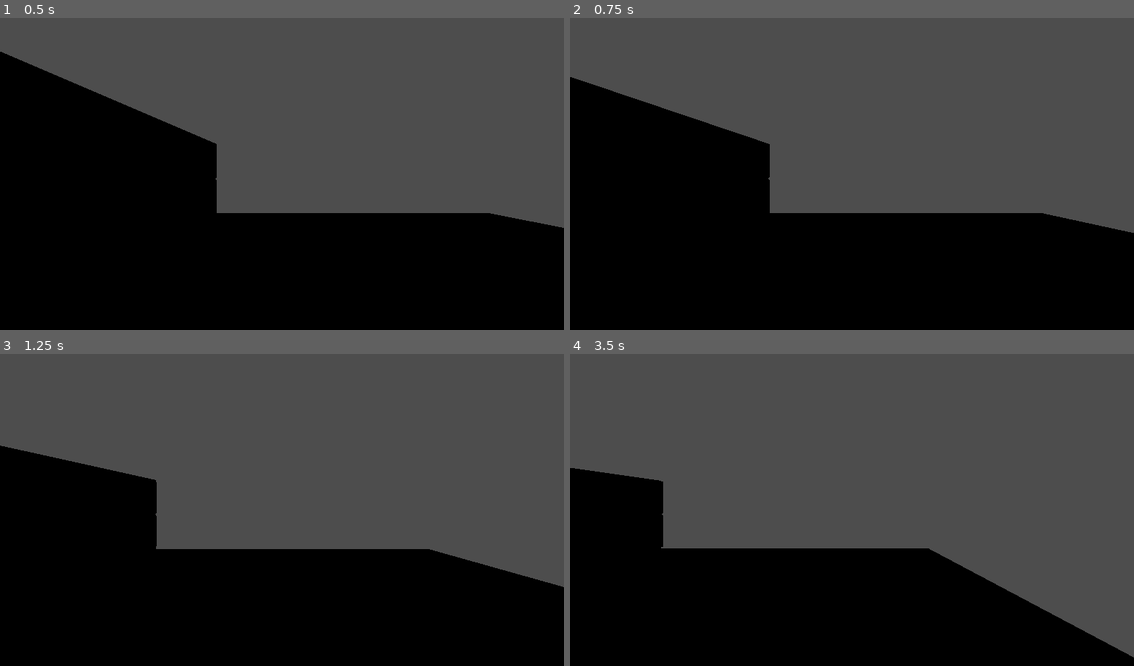
Above: before the commit, frames 1-4 (two rows, left to right).
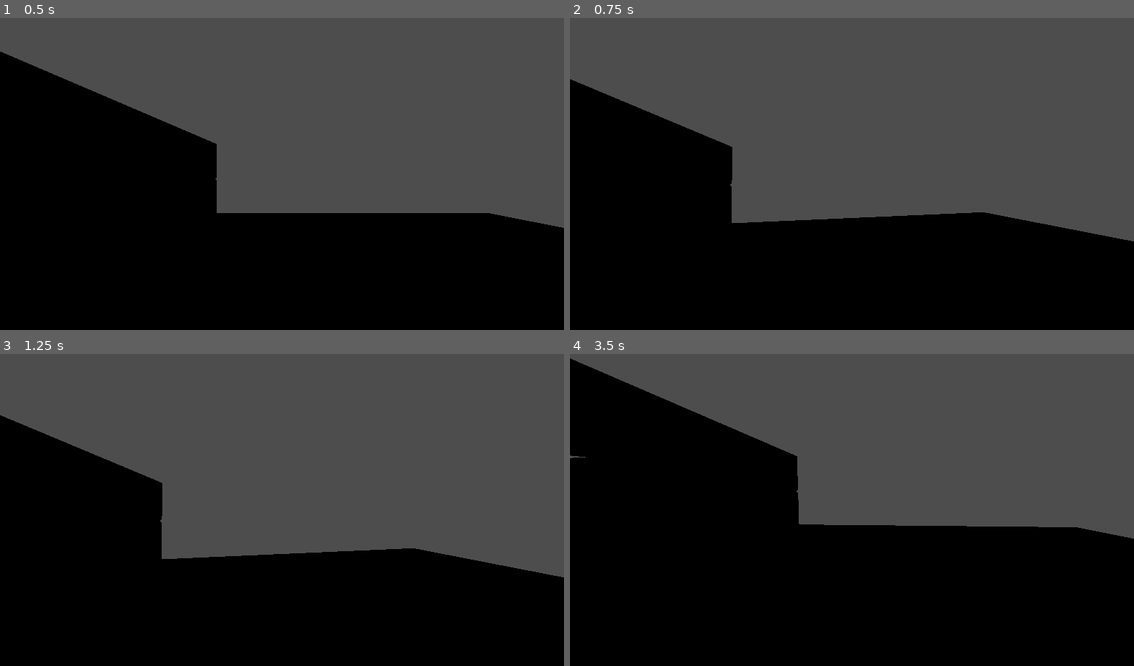
Above: after the commit, the same moments.

Repository: LaurynasP/ldjam-56
Game: Godot game, scene res://scenes/test_l.tscn
Two runs of this game, one before a commit and one after it. Both use one fixed random seed, a clock stepped at 60 frames per second and the inputs below. After the commit the project has no main scene; this scene is started directly in both runs.
Inputs (mouse positions are in pixels of both pictures, inside the frame that each line leads up to):
- Up to frame 1 (0.5 s): no input
- Up to frame 2 (0.75 s): tap Enter at 0.5 s; move the mouse to (976, 155) at 0.52 s; hold Right (ui_right) from 0.53 s (still down)
- Up to frame 3 (1.25 s): keep holding Right (ui_right)
- Up to frame 4 (3.5 s): move the mouse to (739, 522) at 1.27 s; release Right (ui_right) at 1.28 s; hold Down (ui_down) 1.28-2.03 s; tap Space at 2 s; move the mouse to (908, 438) at 2.02 s; hold Right (ui_right) 2.03-2.78 s; move the mouse to (823, 572) at 2.77 s; hold Up (ui_up) from 2.78 s (still down)

Frame 1 is identical in both runs. In frame 2, 3.8% of the frame differs, in the area x 0-100%, y 18-72%; in frame 3, 2.5%; in frame 4, 25%, in the area x 0-100%, y 1-98%.
Error before the commit: Invalid call. Nonexistent function 'initialize' in base 'Nil'. (res://features/player/player.gd:9)
Error after the commit: Trying to assign value of type 'Node3D' to a variable of type 'CharacterBody3D'. (res://features/movement/basic_movement.gd:14)

Commit message:
Player character body init

Diff:
--- a/features/movement/basic_movement.gd
+++ b/features/movement/basic_movement.gd
@@ -3,7 +3,7 @@
 
 @export var speed: float = 5
 
-var parent: Node3D
+var parent: CharacterBody3D
 
 var movement_enabled: bool
 
@@ -35,6 +35,6 @@
 		velocity.x += 1
 
 	velocity *= delta
-	velocity *= speed
+	velocity *= speed * 10
 
-	parent.translate(Vector3(velocity.x, 0, velocity.y))
+	parent.velocity = Vector3(velocity.x, 0, velocity.y)
--- a/features/player/player.tscn
+++ b/features/player/player.tscn
@@ -11,9 +11,11 @@
 [sub_resource type="ConvexPolygonShape3D" id="ConvexPolygonShape3D_0ehws"]
 points = PackedVector3Array(-0.0988522, -0.228099, -0.015197, 0.045782, 0.244107, 0.0228432, 0.0457827, 0.244111, -0.02 …(951 unchanged characters)…
 
-[node name="player" type="Node3D"]
+[node name="player" type="Node3D" node_paths=PackedStringArray("camera_controller", "movement_controller")]
 transform = Transform3D(1, 0, 0, 0, 1, 0, 0, 0, 1, 0, 0.5, 0)
 script = ExtResource("1_vw1jn")
+camera_controller = NodePath("camera_controller")
+movement_controller = NodePath("movement_controller")
 
 [node name="camera_controller" type="Node3D" parent="."]
 transform = Transform3D(1, 0, 0, 0, 1, 0, 0, 0, 1, 0, -0.10673, 0)
--- a/project.godot
+++ b/project.godot
@@ -11,7 +11,6 @@
 [application]
 
 config/name="ldjam-56"
-run/main_scene="res://scenes/test_l.tscn"
 config/features=PackedStringArray("4.3", "Forward Plus")
 config/icon="res://icon.svg"
 
--- a/scenes/test_v.tscn
+++ b/scenes/test_v.tscn
@@ -1,6 +1,9 @@
-[gd_scene load_steps=7 format=3 uid="uid://dqfml1busilvy"]
+[gd_scene load_steps=12 format=3 uid="uid://dqfml1busilvy"]
 
-[ext_resource type="PackedScene" uid="uid://c1ysa53k7batc" path="res://features/player/player.tscn" id="1_uehxj"]
+[ext_resource type="Script" path="res://features/camera_free_look/camera_free_look.gd" id="1_kyodi"]
+[ext_resource type="PackedScene" uid="uid://y2ao6g0aklo3" path="res://features/house/house.tscn" id="1_rn0et"]
+[ext_resource type="Script" path="res://features/player/player.gd" id="1_x78so"]
+[ext_resource type="Script" path="res://features/movement/basic_movement.gd" id="3_l1s4u"]
 
 [sub_resource type="ProceduralSkyMaterial" id="ProceduralSkyMaterial_jjb7d"]
 sky_horizon_color = Color(0.64625, 0.65575, 0.67075, 1)
@@ -21,6 +24,13 @@
 [sub_resource type="StandardMaterial3D" id="StandardMaterial3D_o6gbd"]
 albedo_color = Color(0.145098, 0.290196, 0.0823529, 1)
 
+[sub_resource type="CapsuleMesh" id="CapsuleMesh_w7usd"]
+radius = 0.25
+height = 0.5
+
+[sub_resource type="SphereShape3D" id="SphereShape3D_dvjq8"]
+radius = 0.379671
+
 [node name="test_v" type="Node3D"]
 
 [node name="WorldEnvironment" type="WorldEnvironment" parent="."]
@@ -34,4 +44,31 @@
 mesh = SubResource("PlaneMesh_w72sm")
 surface_material_override/0 = SubResource("StandardMaterial3D_o6gbd")
 
-[node name="player" parent="." instance=ExtResource("1_uehxj")]
+[node name="House" parent="." instance=ExtResource("1_rn0et")]
+transform = Transform3D(1, 0, 0, 0, 1, 0, 0, 0, 1, 0, 0.5, 0)
+
+[node name="player" type="CharacterBody3D" parent="." node_paths=PackedStringArray("camera_controller", "movement_controller")]
+transform = Transform3D(1, 0, 0, 0, 1, 0, 0, 0, 1, 0, 1.03561, 0)
+script = ExtResource("1_x78so")
+camera_controller = NodePath("camera_controller")
+movement_controller = NodePath("movement_controller")
+
+[node name="camera_controller" type="Node3D" parent="player"]
+transform = Transform3D(1, 0, 0, 0, 1, 0, 0, 0, 1, 0, -0.10673, 0)
+script = ExtResource("1_kyodi")
+
+[node name="camera" type="Camera3D" parent="player/camera_controller"]
+
+[node name="model" type="Node3D" parent="player"]
+
+[node name="body" type="MeshInstance3D" parent="player/model"]
+transform = Transform3D(1, 0, 0, 0, 1, 0, 0, 0, 1, 0, -0.255676, 0)
+mesh = SubResource("CapsuleMesh_w7usd")
+skeleton = NodePath("../..")
+
+[node name="movement_controller" type="Node" parent="player"]
+script = ExtResource("3_l1s4u")
+
+[node name="collider" type="CollisionShape3D" parent="player"]
+transform = Transform3D(1, 0, 0, 0, 1, 0, 0, 0, 1, 0, -0.157664, 0)
+shape = SubResource("SphereShape3D_dvjq8")
Not shown: 1 places in features/player/player.tscn that only renumber resources
